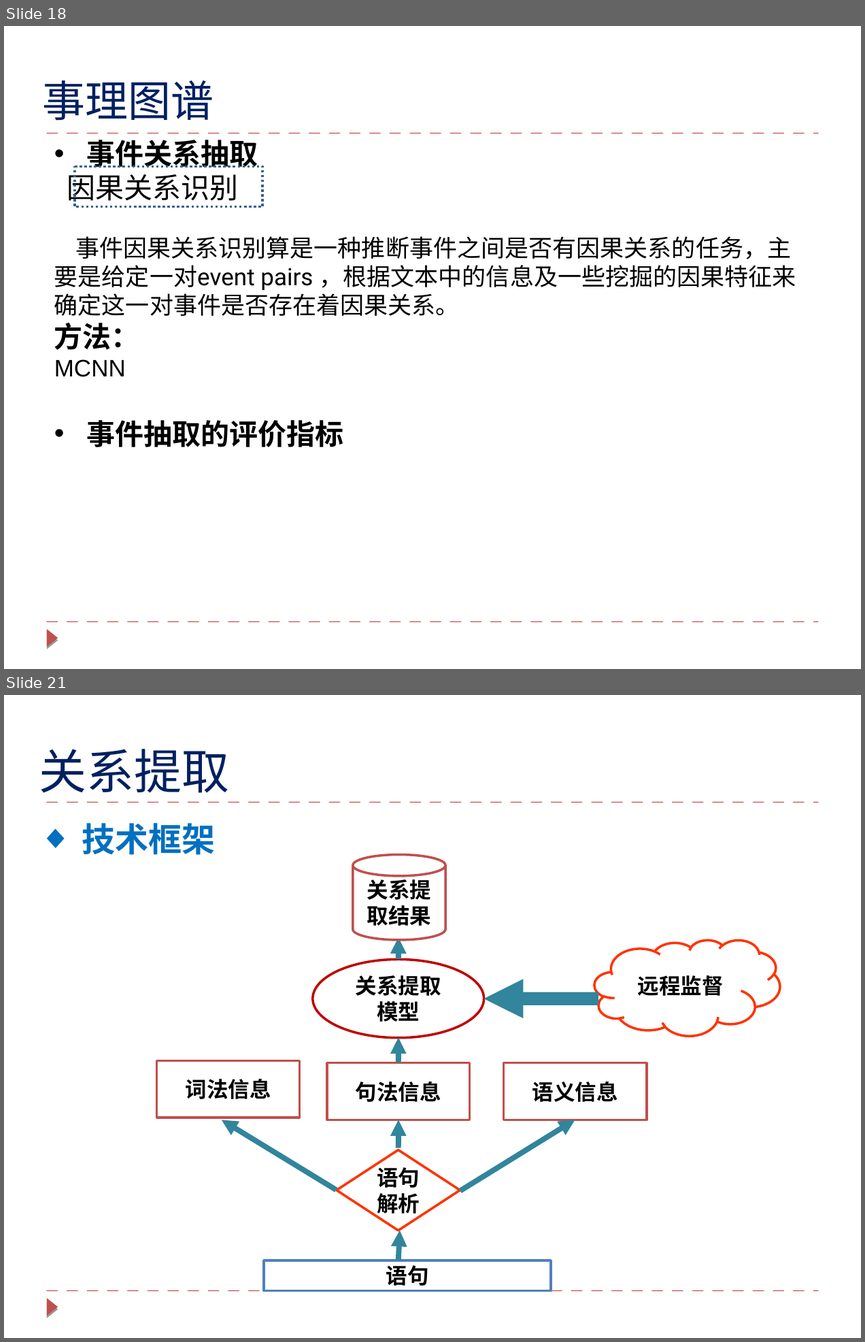
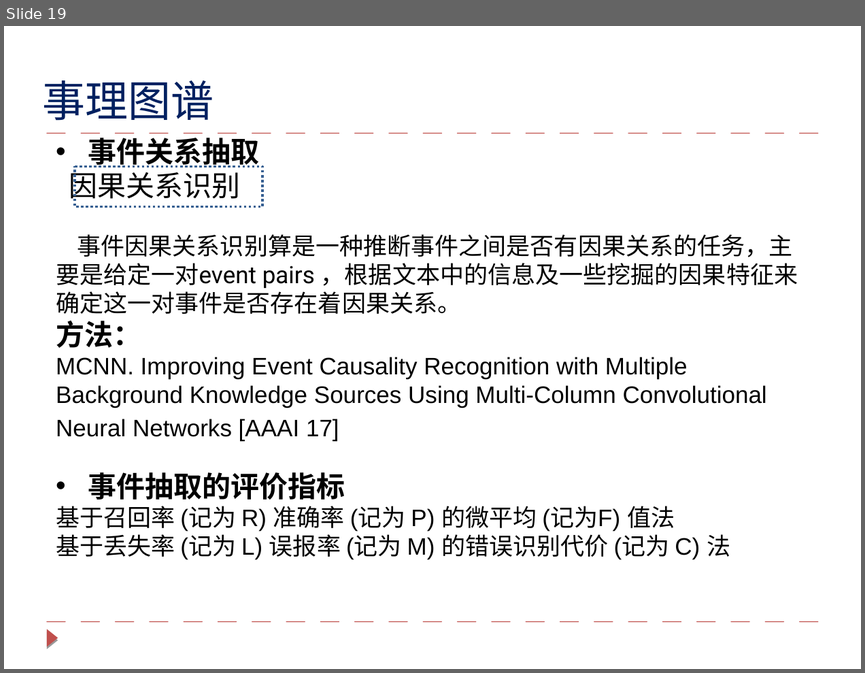
Before and after one commit to lihanghang/NLP-Knowledge-Graph, a slide deck: my summary/知识图谱技术与对话系统的应用.pptx. Shown one above the other, each under a label of ours: slides 18 and 21 before the commit, slide 19 after it; the slides between them are not shown. The pictures are 865x1342 and 865x673 pixels, drawn with LibreOffice and Linux fonts; fonts in the diff are those of the drawing. Boxes give left, top, right and bottom in pixels: in the first picture for what was removed or moved away, otherwise in the second. Text is boxed around its words. In the diff, an @@ line names an element or a change of style, - is before the commit and + after.

```diff
--- a/my summary/知识图谱技术与对话系统的应用.pptx
+++ b/my summary/知识图谱技术与对话系统的应用.pptx
@@ slide 21 removed at <box>4,695,861,1338</box>, background #FFFFFF; not listed: 3 template elements that a slide beside it also shows @@
@@ text removed at <box>39,749,229,793</box> @@
-关系提取
@@ text removed at <box>82,823,215,855</box> @@
-◆ 技术框架
@@ cylinder removed at <box>353,854,445,939</box> @@
-关系提取结果
@@ freeform shape removed at <box>398,938,398,959</box> @@
@@ ellipse removed at <box>313,959,484,1037</box> @@
-关系提取模型
@@ cloud removed at <box>594,940,779,1036</box> @@
-远程监督
@@ freeform shape removed at <box>484,998,598,998</box> @@
@@ freeform shape removed at <box>398,1038,398,1063</box> @@
@@ rectangle removed at <box>156,1061,298,1117</box> @@
-词法信息
@@ rectangle removed at <box>327,1063,469,1119</box> @@
-句法信息
@@ rectangle removed at <box>504,1063,647,1119</box> @@
-语义信息
@@ freeform shape removed at <box>222,1120,337,1190</box> @@
@@ freeform shape removed at <box>398,1120,398,1149</box> @@
@@ freeform shape removed at <box>460,1120,575,1191</box> @@
@@ diamond removed at <box>337,1150,460,1231</box> @@
-语句解析
@@ freeform shape removed at <box>398,1229,400,1259</box> @@
@@ rectangle removed at <box>264,1259,551,1291</box> @@
-语句
@@ what was slide 18 is now slide 19 @@
@@ slide 19 changed as well @@
@@ rectangle at <box>75,167,263,207</box>: outline #376092 2 pt dashed to #376092 2 pt @@
@@ text at <box>56,356,767,441</box>: text changed @@
-MCNN
+MCNN. Improving Event Causality Recognition with Multiple Background Knowledge Sources Using Multi-Column Convolutional Neural Networks [AAAI 17]
@@ text at <box>56,505,730,559</box>: paragraphs added @@
+基于召回率 (记为 R) 准确率 (记为 P) 的微平均 (记为F) 值法
+基于丢失率 (记为 L) 误报率 (记为 M) 的错误识别代价 (记为 C) 法
```
Also in this commit, not shown: 12 other slides changed, 5 slides added, 7 other slides removed.
